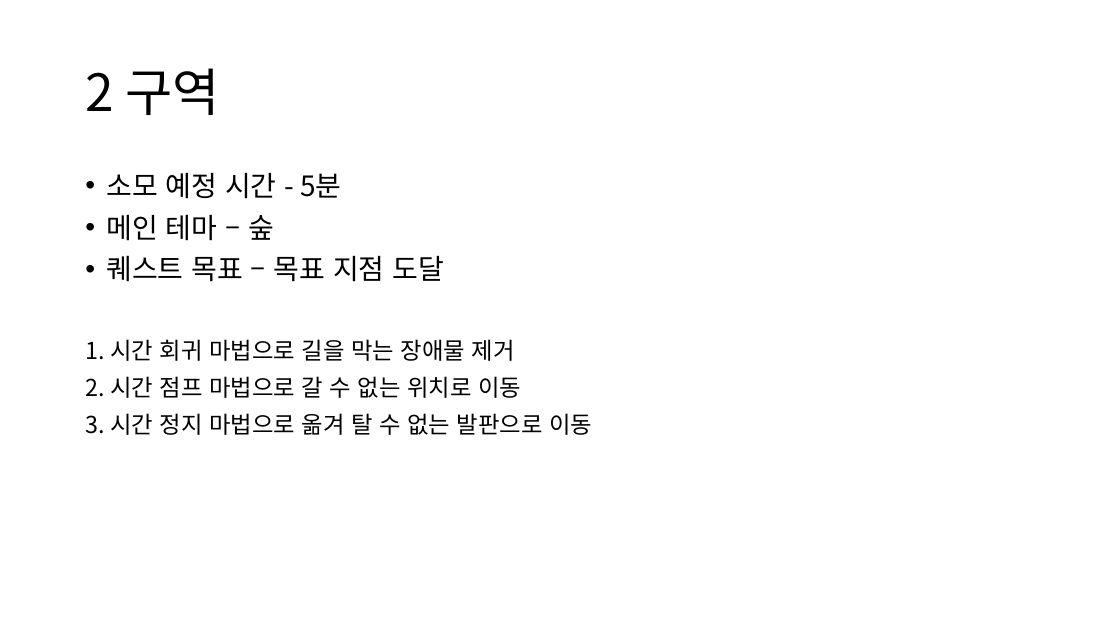
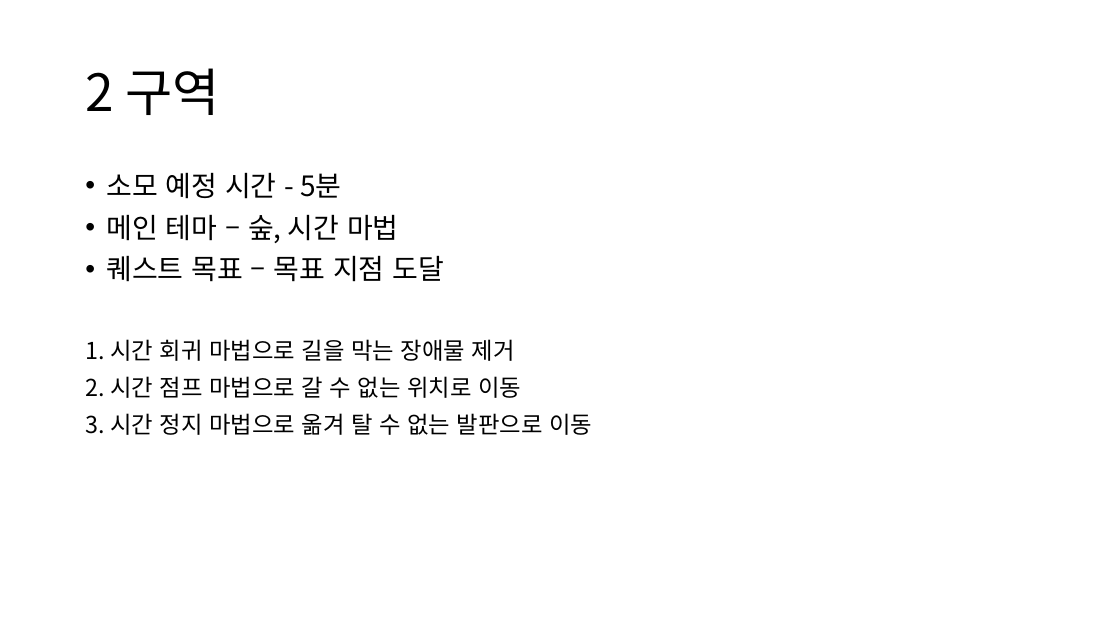
Before and after one commit to yimgunho/Witch_of_Time, a slide deck: slide 6 of 시간의 마녀_데모맵 기획.pptx. Drawn at 1120x630 pixels with LibreOffice and Linux fonts; fonts in the diff are those of the drawing. Boxes give left, top, right and bottom in pixels: in the first picture for what was removed or moved away, otherwise in the second. Text is boxed around its words. In the diff, an @@ line names an element or a change of style, - is before the commit and + after.

```diff
--- a/시간의 마녀_데모맵 기획.pptx
+++ b/시간의 마녀_데모맵 기획.pptx
@@ text at (106,214,399,243): text changed @@
-• 메인 테마 – 숲
+• 메인 테마 – 숲, 시간 마법
```
Also in this commit, not shown: 4 other slides changed, 1 slide added, 1 slide removed.
